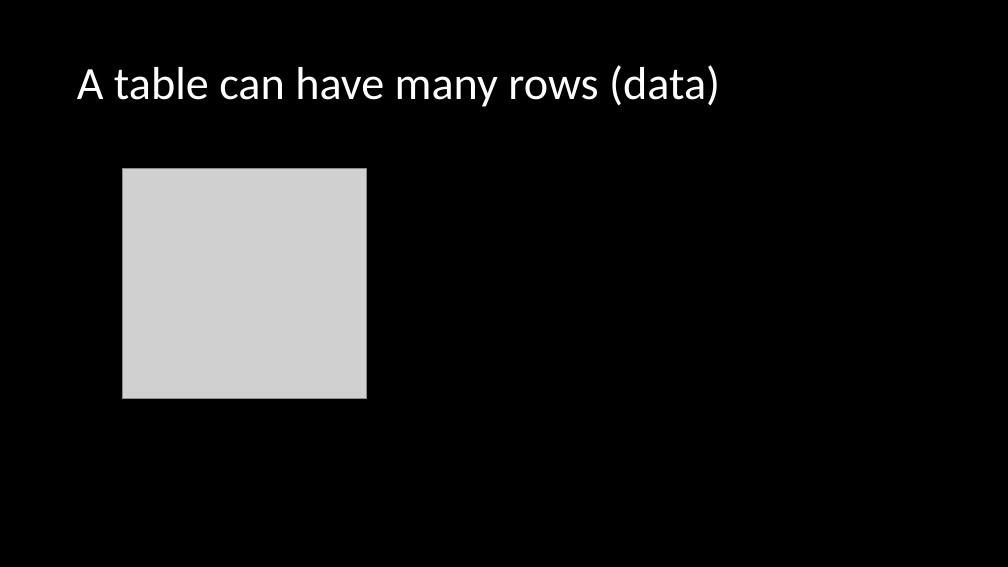
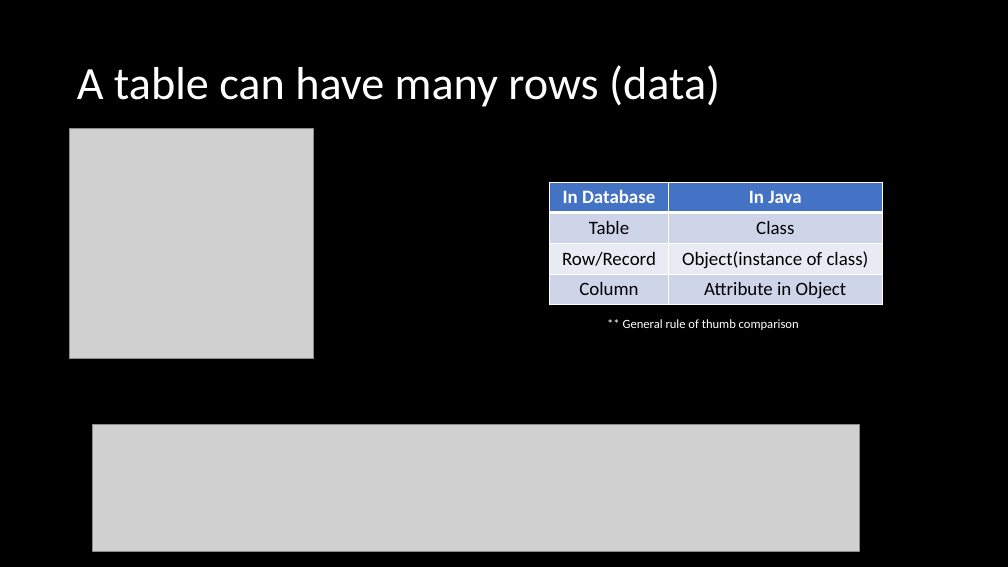
Before and after one commit to ckiefriter1/PT-BESD, a slide deck: slide 11 of Week7/W1.03. Project Tools.pptx (slide 14 before the commit). Drawn at 1008x567 pixels with LibreOffice and Linux fonts; fonts in the diff are those of the drawing; grey boxes stand for pictures. Boxes give left, top, right and bottom in pixels: in the first picture for what was removed or moved away, otherwise in the second. Text is boxed around its words. In the diff, an @@ line names an element or a change of style, - is before the commit and + after.

```diff
--- a/Week7/W1.03. Project Tools.pptx
+++ b/Week7/W1.03. Project Tools.pptx
@@ picture: place and size @@
-picture at [123,169,367,399]
+picture at [70,129,314,358]
@@ table added at [550,182,882,305], 4 rows, 2 columns @@
+In Database | In Java
+Table | Class
+Row/Record | Object(instance of class)
+Column | Attribute in Object
@@ text added at [623,319,799,330], 12 pt, text #FFFFFF @@
+** General rule of thumb comparison
@@ picture added at [92,424,860,551] @@
```
Also in this commit, not shown: 2 other slides changed, 1 slide added, 1 slide removed, 5 other files.
